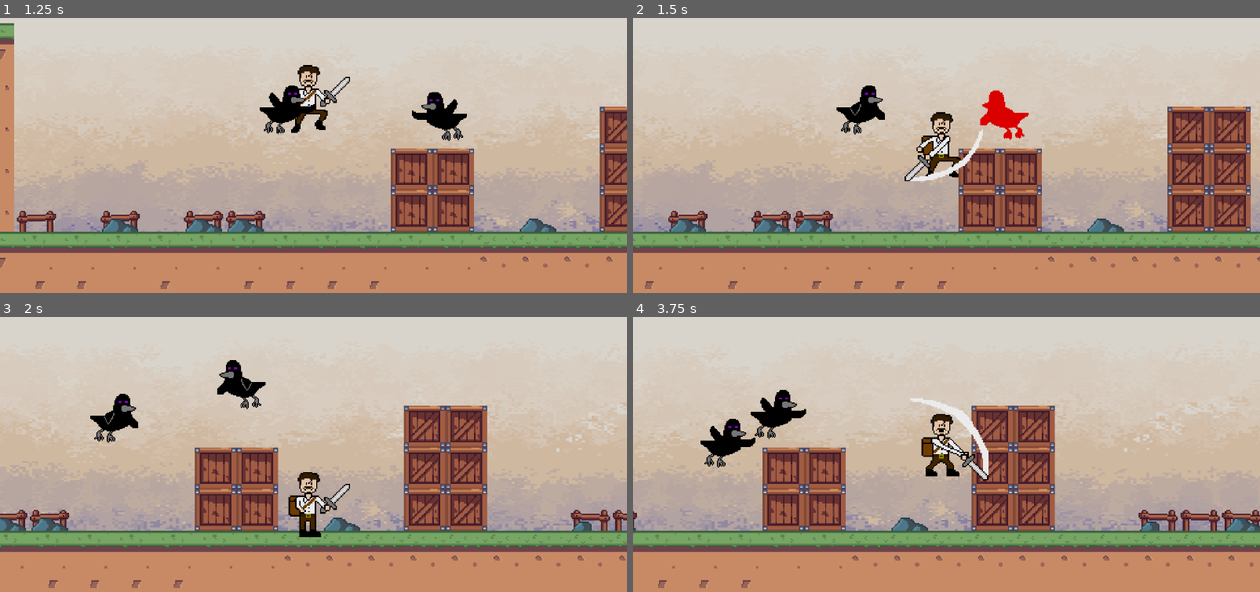
Above: before the commit, frames 1-4 (two rows, left to right).
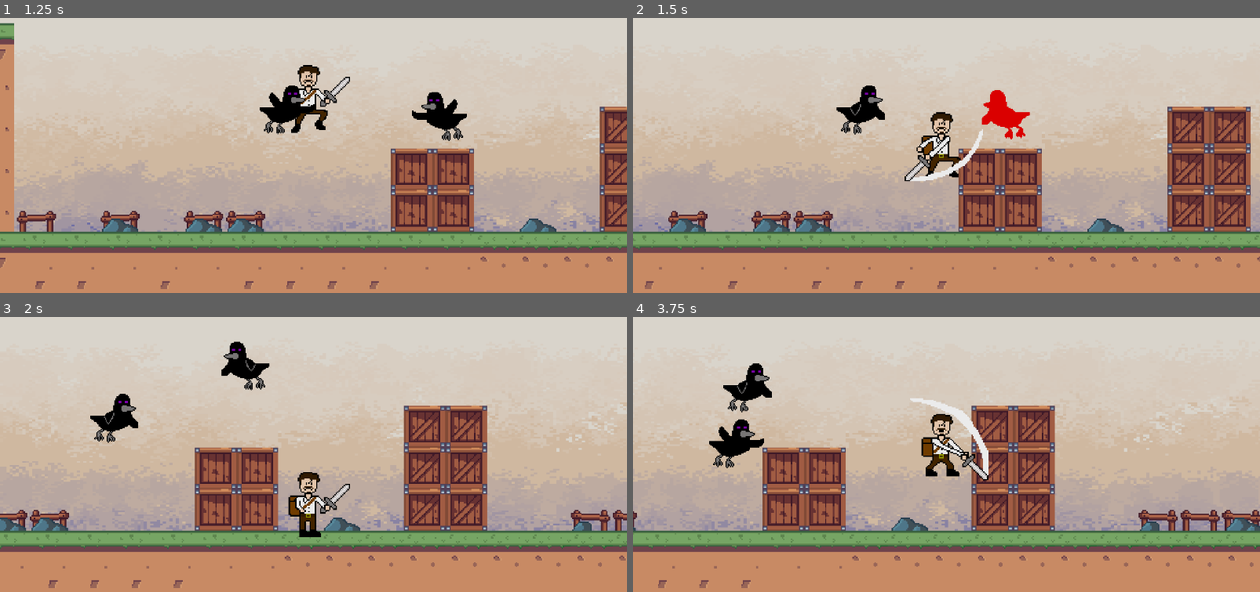
Above: after the commit, the same moments.

Repository: bscott519/ColossalCrisisGame
Game: Godot game, scene res://Scenes/level_1.tscn
Same seed, same stepped clock (60 frames per second), same inputs: the game is played once before the commit and once after it.
Inputs (mouse positions are in pixels of both pictures, inside the frame that each line leads up to):
- Up to frame 1 (1.25 s): move the mouse to (451, 100) at 0.52 s; hold D (right) from 0.53 s (still down); click (451, 100) at 0.6 s; tap Space (jump) at 0.77 s
- Up to frame 2 (1.5 s): keep holding D (right); move the mouse to (821, 133) at 1.27 s; right-click (821, 133) at 1.35 s
- Up to frame 3 (2 s): keep holding D (right); tap Space (jump) at 1.52 s
- Up to frame 4 (3.75 s): move the mouse to (1009, 339) at 2.02 s; release D (right) at 2.03 s; hold A (left) 2.03-2.78 s; click (1009, 339) at 2.1 s; move the mouse to (915, 487) at 2.77 s; hold D (right) from 2.78 s (still down); right-click (915, 487) at 2.85 s; tap Space (jump) at 3.02 s; move the mouse to (1134, 468) at 3.52 s; click (1134, 468) at 3.6 s

Frame 1 is identical in both runs. In frame 2, 0.2% of the frame differs, in the area x 55-64%, y 26-45%; in frame 3, 1.0%; in frame 4, 2.0%, in the area x 10-28%, y 16-55%.

Commit message:
knockback tweak

Diff:
--- a/Scripts/darkbird.gd
+++ b/Scripts/darkbird.gd
@@ -44,7 +44,7 @@
 			velocity = position.direction_to(player.position) * speed
 			dir.x = abs(velocity.x) / velocity.x
 		elif took_dmg:
-			var knockback_dir = position.direction_to(player.position) * -50
+			var knockback_dir = position.direction_to(player.position) * -80
 			velocity = knockback_dir
 		else:
 			velocity += dir * speed * delta
